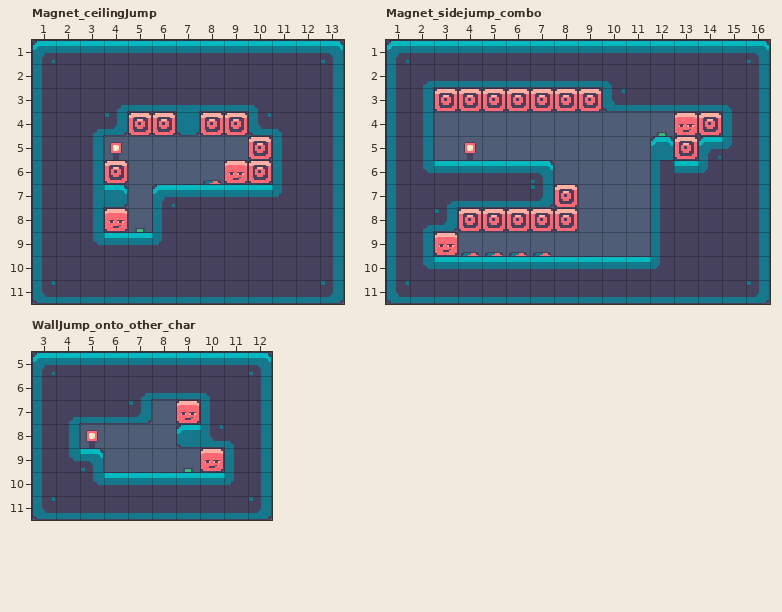
LDtk project: assets/world.ldtk. The picture above was drawn from the file before the commit.
Cells are 16x16 px. Shown: Magnet_ceilingJump x 1..13, y 1..11; Magnet_sidejump_combo x 1..16, y 1..11; WallJump_onto_other_char x 3..12, y 5..11. The commit also changed other parts of the map, which this record leaves out.
Now the later version:
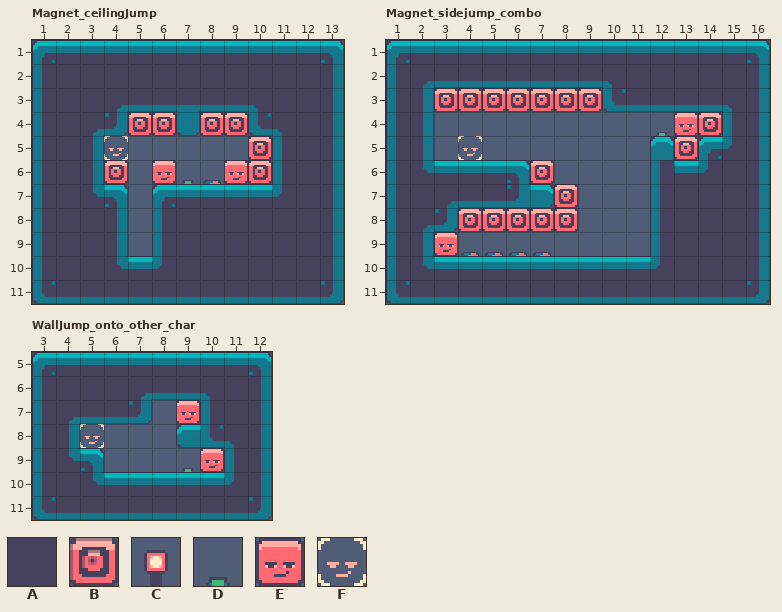
Key: from "IntGrid": A 1 "block", B 6 "disable"; from "SoftVibe18": C 47, D 69, E 71; from "SoftVibe20": F 39.
_ is an empty cell.
Objects are placed by their top-left corner, in cells (3,4 is the top-left corner of cell 3,4); size is 1x1 cell unless given.
The author wrote: fix player face and levels
Edits made:
Layer "IntGrid", Magnet_ceilingJump:
There is now tile A in row 8 at x 4.
Tile A is removed in row 9 at x 5.
Layer "Entities", Magnet_ceilingJump:
Object E "Player" at 4,8 becomes E "Player" at 6,6.
Object D "JumpPower" at 5,8 becomes D "JumpPower" at 7,6.
Object C "Goal" at 4,5 becomes F "Goal" at 4,5.
Layer "IntGrid", Magnet_sidejump_combo:
The edit turns tile A into tile B in row 6 at x 7.
Layer "Entities", Magnet_sidejump_combo:
Object C "Goal" at 4,5 becomes F "Goal" at 4,5.
Layer "Entities", WallJump_onto_other_char:
Object C "Goal" at 5,8 becomes F "Goal" at 5,8.
